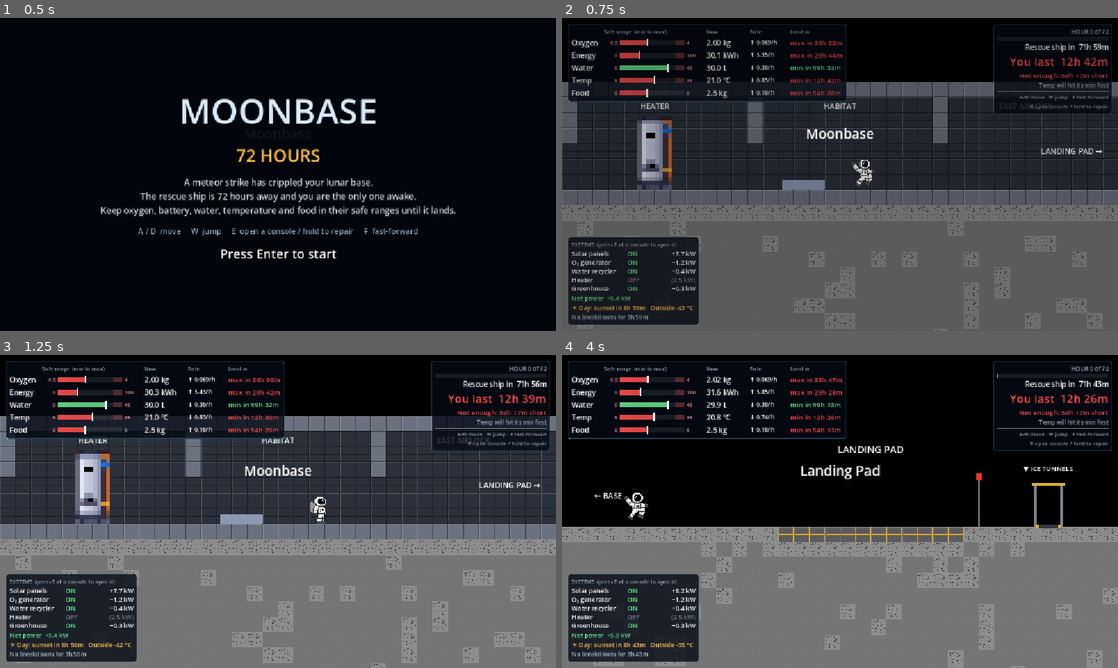
Above: before the commit, frames 1-4 (two rows, left to right).
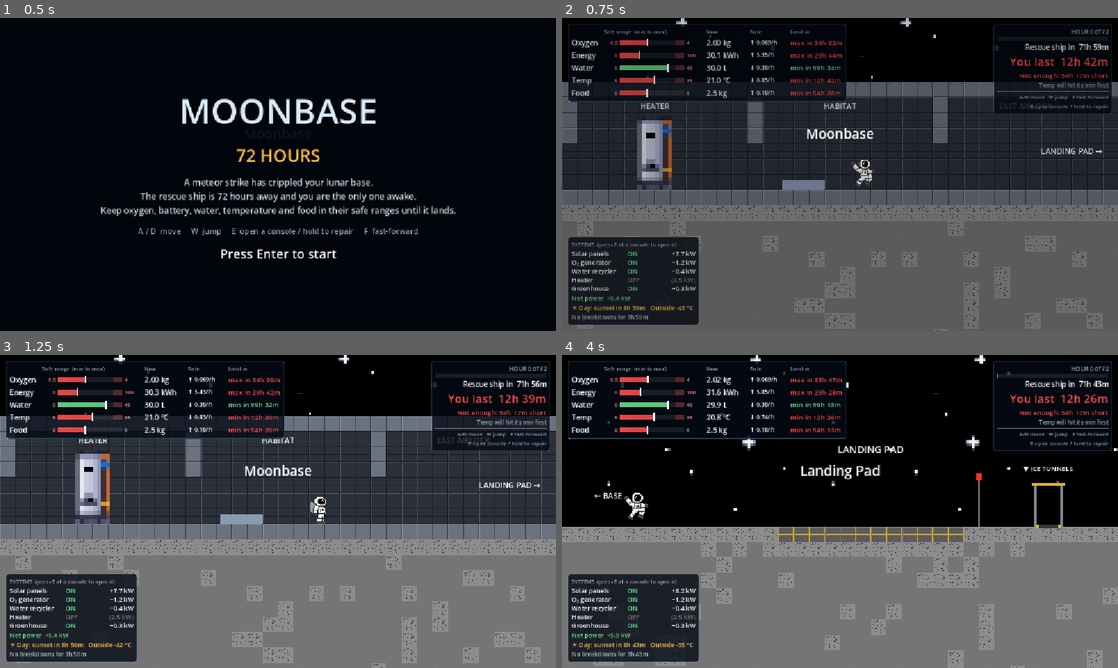
Above: after the commit, the same moments.

Repository: kushmdesai/72-Hours
Game: Godot game, scene res://scenes/main.tscn
Same seed, same stepped clock (60 frames per second), same inputs: the game is played once before the commit and once after it.
Inputs (mouse positions are in pixels of both pictures, inside the frame that each line leads up to):
- Up to frame 1 (0.5 s): no input
- Up to frame 2 (0.75 s): tap Enter (ui_accept) at 0.5 s; move the mouse to (962, 158) at 0.52 s; hold D (move_right) from 0.53 s (still down); hold E (interact) from 0.53 s (still down); click (962, 158) at 0.67 s
- Up to frame 3 (1.25 s): keep holding D (move_right); keep holding E (interact); tap W (jump) at 0.77 s
- Up to frame 4 (4 s): move the mouse to (728, 527) at 1.27 s; release E (interact) at 1.28 s; tap E (interact) at 1.35, 2.85 s; tap W (jump) at 1.52, 3.02, 3.77 s; move the mouse to (895, 442) at 2.02 s; release D (move_right) at 2.03 s; hold A (move_left) 2.03-2.78 s; hold E (interact) 2.03-2.78 s; move the mouse to (812, 574) at 2.77 s; hold D (move_right) from 2.78 s (still down); click (812, 574) at 2.92 s; move the mouse to (1006, 558) at 3.52 s; hold E (interact) from 3.53 s (still down)

Frame 1 is identical in both runs. In frame 2, 0.1% of the frame differs, in the area x 15-79%, y 0-20%; in frame 3, 0.1%; in frame 4, 0.4%, in the area x 8-100%, y 0-50%.

Commit message:
Add the starfield behind the moon
The new star image is tiled across the sky on a Parallax2D layer that
scrolls at a tenth of the camera speed, so the stars drift slowly as
you walk. It sits behind the ground and the base interior.

Co-Authored-By: Claude Opus 5.5 (1M context) <noreply@anthropic.com>

Diff:
--- a/scenes/main.tscn
+++ b/scenes/main.tscn
@@ -8,6 +8,7 @@
 [ext_resource type="Texture2D" path="res://assests/character/Pixelated astronaut (JUMP).png" id="6_jump"]
 [ext_resource type="Texture2D" path="res://assests/character/Pixelated astronaut (SIDE).png" id="7_side"]
 [ext_resource type="Texture2D" path="res://assests/character/Pixelated astronaut (WALK).png" id="8_walk"]
+[ext_resource type="Texture2D" path="res://assests/Screenshot 2026-10-17 162125.png" id="9_stars"]
 
 [sub_resource type="RectangleShape2D" id="RectangleShape2D_body"]
 size = Vector2(28, 56)
@@ -29,6 +30,18 @@
 texture = ExtResource("5_sky")
 expand_mode = 1
 stretch_mode = 1
+
+[node name="Stars" type="Parallax2D" parent="."]
+z_index = -10
+scroll_scale = Vector2(0.1, 0.1)
+repeat_size = Vector2(465, 446)
+repeat_times = 4
+
+[node name="Sprite2D" type="Sprite2D" parent="Stars"]
+texture_filter = 1
+texture = ExtResource("9_stars")
+centered = false
+offset = Vector2(-232, -400)
 
 [node name="Player" type="CharacterBody2D" parent="." unique_id=834655921]
 position = Vector2(0, -32)
Not shown, added: assests/Screenshot 2026-10-17 162125.png.import
